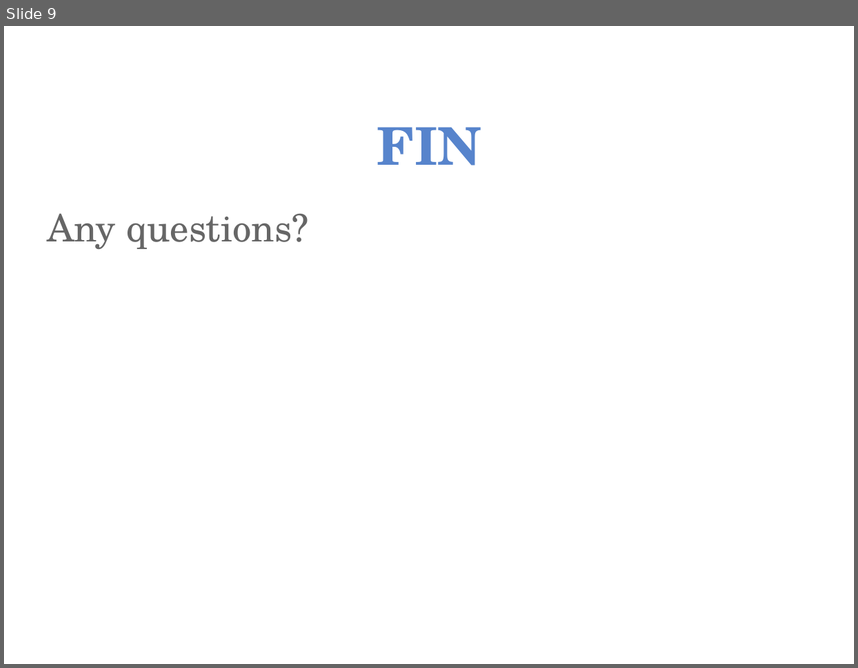
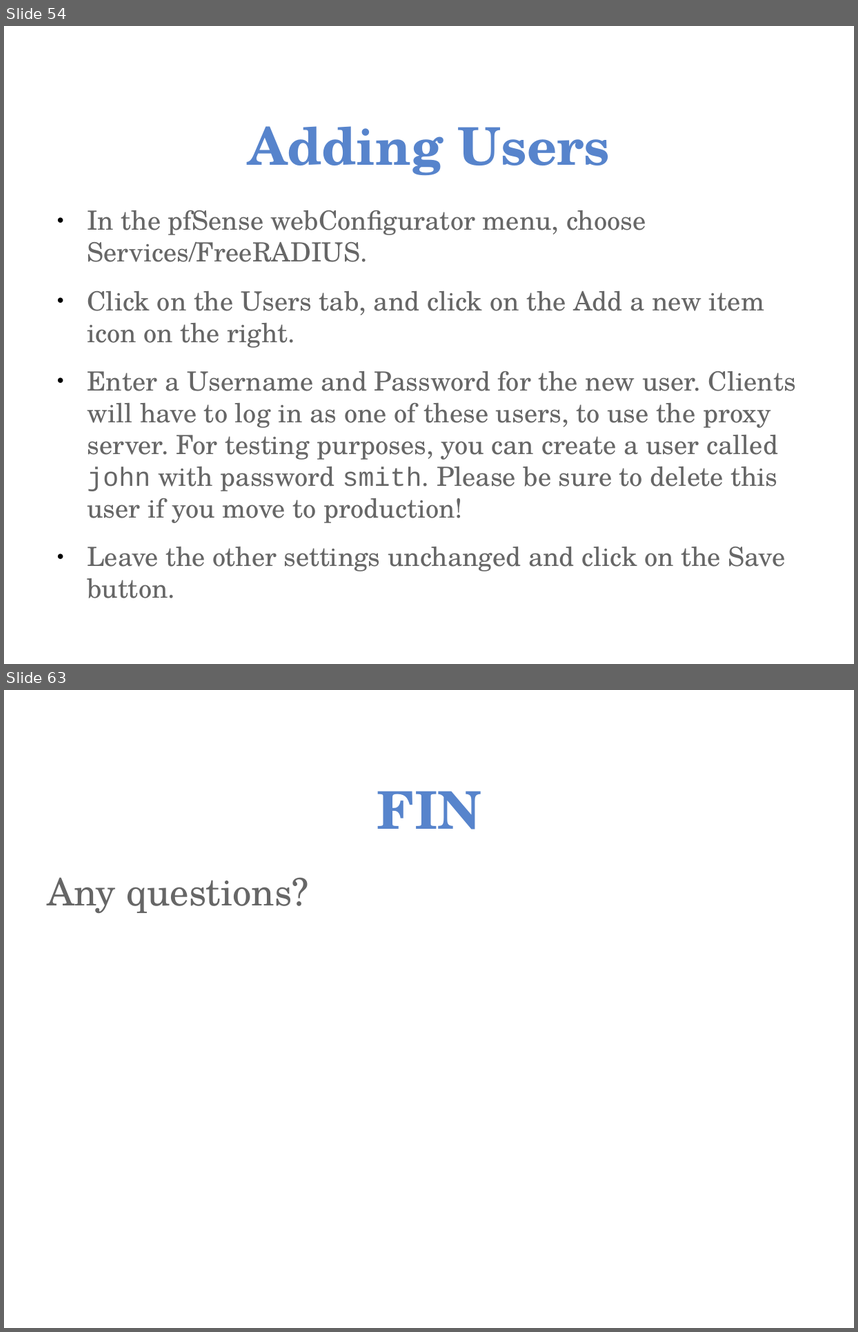
Before and after one commit to aptivate/inaspmaterials, a slide deck: generated/Network_Management/Unit_11_Technical_Measures/Unit_11_Presentation_01_Web_Caching_With_Squid.rst.odp. Shown one above the other, each under a label of ours: slide 9 before the commit, slides 54 and 63 after it; the slides between them are not shown. The pictures are 858x668 and 858x1332 pixels, drawn with LibreOffice and Linux fonts; fonts in the diff are those of the drawing; background and template pictures are left out. Boxes give left, top, right and bottom in pixels: in the first picture for what was removed or moved away, otherwise in the second. Text is boxed around its words. In the diff, an @@ line names an element or a change of style, - is before the commit and + after.

```diff
--- a/generated/Network_Management/Unit_11_Technical_Measures/Unit_11_Presentation_01_Web_Caching_With_Squid.rst.odp
+++ b/generated/Network_Management/Unit_11_Technical_Measures/Unit_11_Presentation_01_Web_Caching_With_Squid.rst.odp
@@ slide 54 added at [4, 26, 854, 664], background picture (left out) @@
@@ title added at [248, 126, 611, 175], 44 pt, text #5784CC, bold @@
+Adding Users
@@ text added at [87, 210, 796, 571], 22.4 pt, text #666666 @@
+● In the pfSense webConfigurator menu, choose Services/FreeRADIUS.
+● Click on the Users tab, and click on the Add a new item icon on the right.
+● Enter a Username and Password for the new user. Clients will have to log in as one of these users, to use the proxy server. For testing purposes, you can create a user called john with password smith. Please be sure to delete this user if you move to production!
+● Leave the other settings unchanged and click on the Save button.
@@ what was slide 9 is now slide 63 @@
```
Also in this commit, not shown: 8 slides changed, 53 other slides added, 35 other files.
